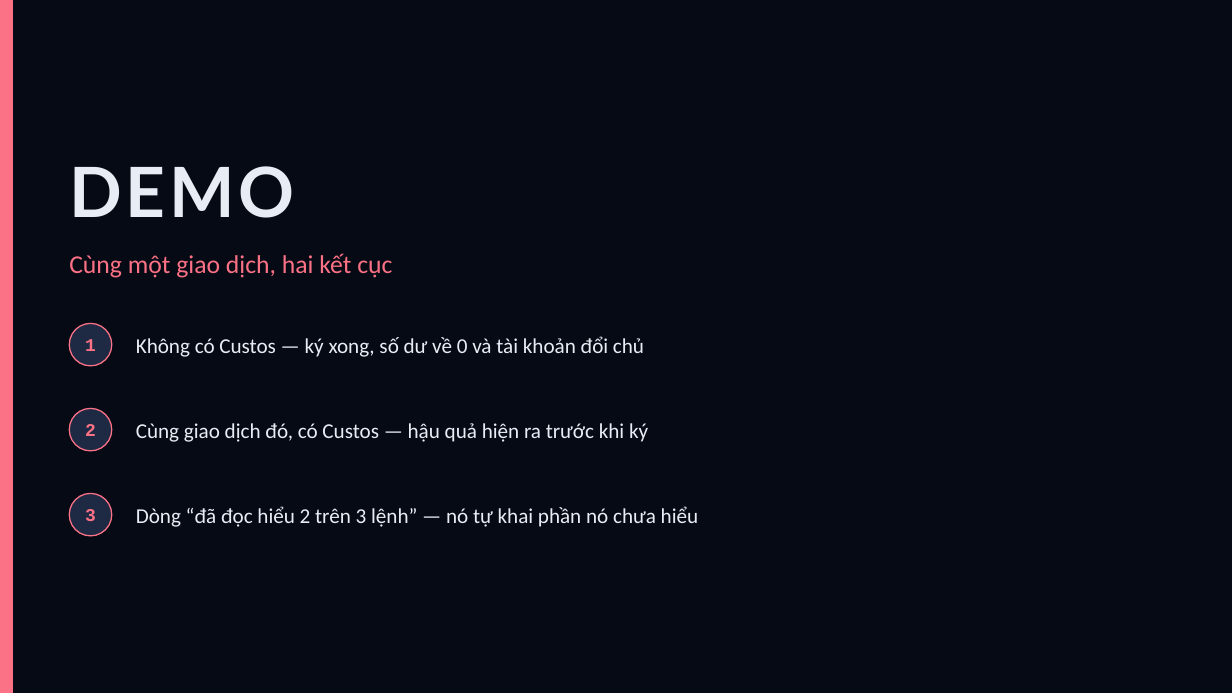
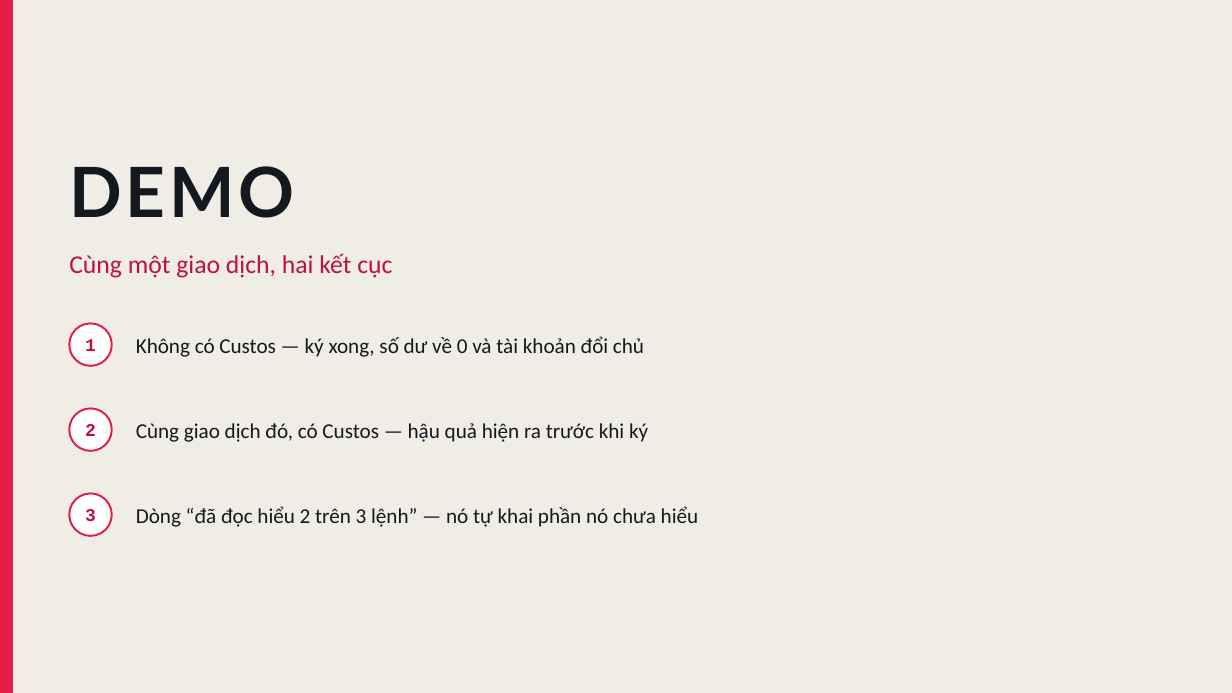
Before and after one commit to NeitLN/Custos-Solana, a slide deck: slide 4 of docs/nop-bai/CUSTOS-PITCH.pptx. Drawn at 1232x693 pixels with LibreOffice and Linux fonts; fonts in the diff are those of the drawing. Boxes give left, top, right and bottom in pixels: in the first picture for what was removed or moved away, otherwise in the second. Text is boxed around its words. In the diff, an @@ line names an element or a change of style, - is before the commit and + after.

```diff
--- a/docs/nop-bai/CUSTOS-PITCH.pptx
+++ b/docs/nop-bai/CUSTOS-PITCH.pptx
@@ background #060A14 to #EFEDE6 @@
@@ rectangle at [0,0,13,693]: fill #FB7185 to #E11D48 @@
@@ text colour #FB7185 to #BE123C in 4 elements at [69,253,392,278], [85,339,96,351], [85,424,96,436], [85,509,96,521] @@
@@ fill #1E2A44 to #FFFFFF; outline #FB7185 1 pt to #E11D48 1.5 pt in 3 elements at [69,323,112,366], [69,409,112,451], [69,494,112,536] @@
@@ text colour #E8EDF5 to #14181F in 4 elements at [69,166,294,218], [136,336,644,357], [136,423,648,442], [136,506,699,527] @@
```
Also in this commit, not shown: 9 other slides changed, 2 other files.
